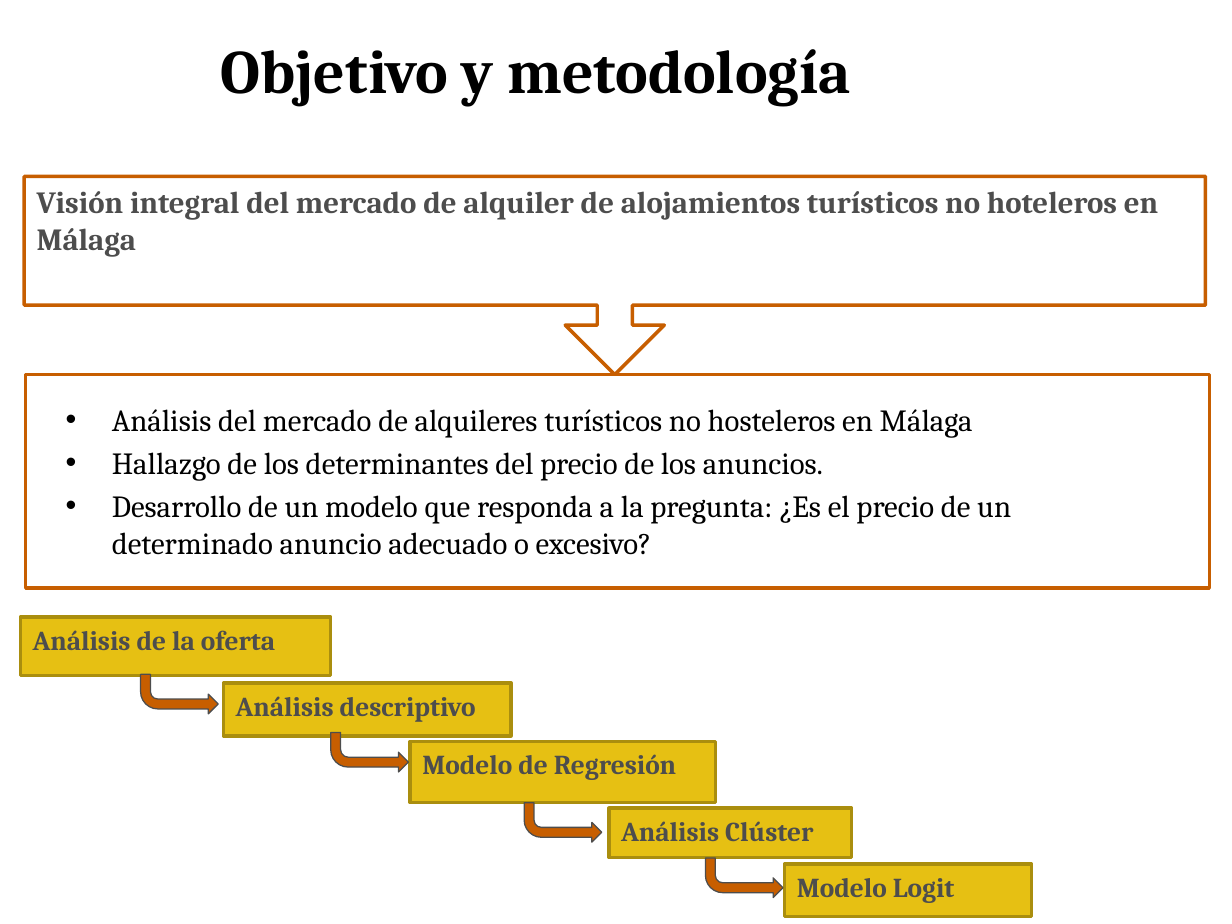
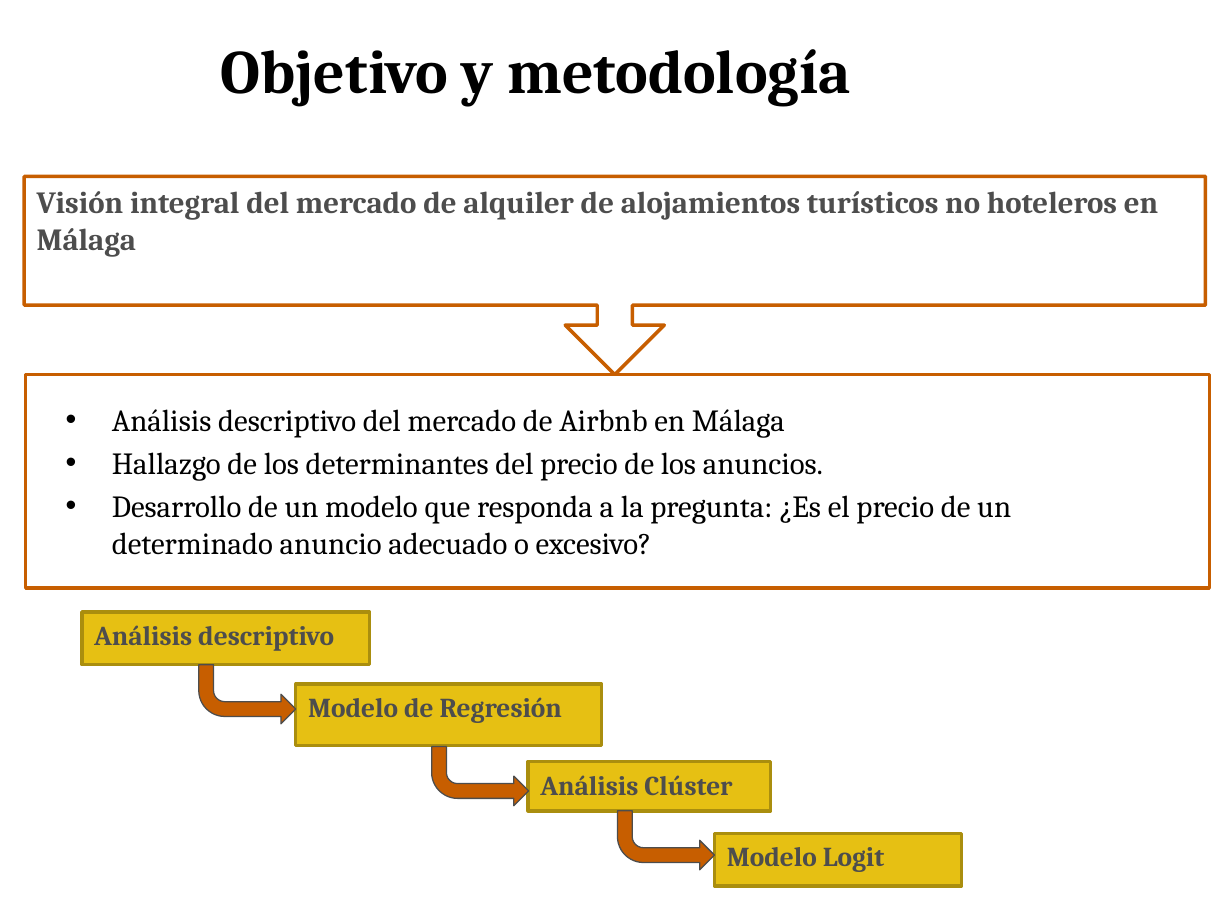
Before and after one commit to Joseluisvic/Trabajo-Final-De-M-ster, a slide deck: slide 4 of Presentación TFM.pptx. Drawn at 1232x924 pixels with LibreOffice and Linux fonts; fonts in the diff are those of the drawing; background and template pictures are left out. Boxes give left, top, right and bottom in pixels: in the first picture for what was removed or moved away, otherwise in the second. Text is boxed around its words. In the diff, an @@ line names an element or a change of style, - is before the commit and + after.

```diff
--- a/Presentación TFM.pptx
+++ b/Presentación TFM.pptx
@@ text at [112, 409, 785, 438]: text changed @@
-• Análisis del mercado de alquileres turísticos no hosteleros en Málaga
+• Análisis descriptivo del mercado de Airbnb en Málaga
@@ rectangle removed at [20, 617, 330, 675] @@
-Análisis de la oferta
@@ rectangle "Análisis descriptivo": place and size @@
-rectangle "Análisis descriptivo" at [223, 683, 510, 736]
+rectangle "Análisis descriptivo" at [81, 612, 368, 665]
@@ bent arrow removed at [140, 674, 218, 713] @@
@@ bent arrow: place and size @@
-bent arrow at [330, 733, 408, 772]
+bent arrow at [198, 665, 296, 724]
@@ rectangle "Modelo de Regresión": place and size @@
-rectangle "Modelo de Regresión" at [410, 742, 716, 803]
+rectangle "Modelo de Regresión" at [296, 684, 601, 745]
@@ bent arrow added at [431, 747, 529, 806], fill #C75E00, outline #4D4D4D 0.75 pt @@
@@ rectangle "Análisis Clúster": place and size @@
-rectangle "Análisis Clúster" at [609, 808, 851, 857]
+rectangle "Análisis Clúster" at [529, 761, 771, 811]
@@ bent arrow: place and size @@
-bent arrow at [524, 803, 601, 843]
+bent arrow at [617, 811, 715, 870]
@@ rectangle "Modelo Logit": place and size @@
-rectangle "Modelo Logit" at [785, 864, 1032, 917]
+rectangle "Modelo Logit" at [715, 833, 962, 886]
@@ bent arrow removed at [706, 859, 784, 898] @@
```
Also in this commit, not shown: 6 other slides changed, 1 slide removed.
